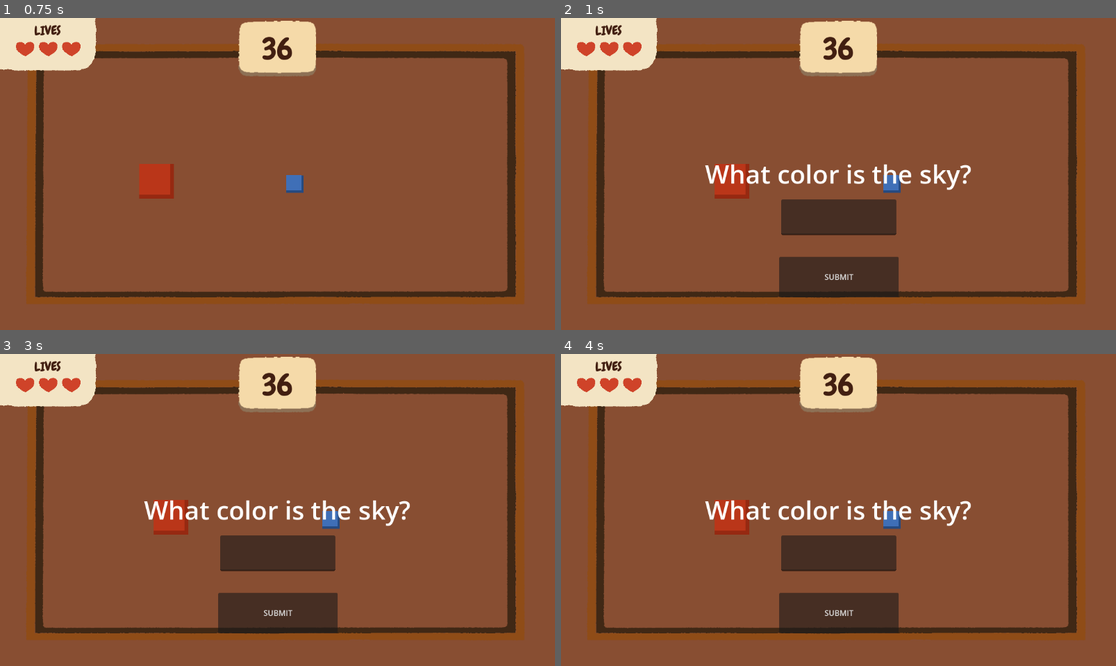
Above: before the commit, frames 1-4 (two rows, left to right).
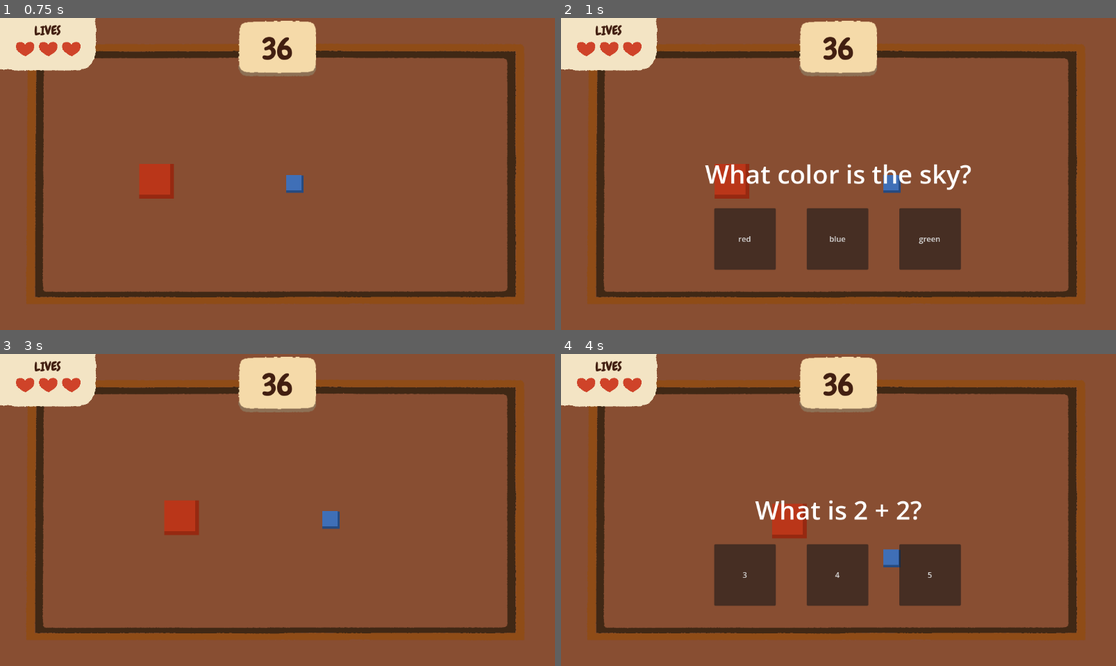
Above: after the commit, the same moments.

Repository: etper/question-mark-game
Game: Godot game, scene res://main.tscn
The game is run twice, just before and just after one commit, with the same random seed, the same clock (stepped at 60 frames per second) and the same inputs.
Inputs (mouse positions are in pixels of both pictures, inside the frame that each line leads up to):
- Up to frame 1 (0.75 s): hold D (right) from 0.53 s (still down)
- Up to frame 2 (1 s): keep holding D (right)
- Up to frame 3 (3 s): release D (right) at 1.25 s; click (277, 612) at 1.25 s, where only the run before the commit has a clickable "SUBMIT"; click (183, 575) at 2 s, where only the run after the commit has a clickable "red"; click (277, 575) at 2.75 s, where only the run after the commit has a clickable "blue"
- Up to frame 4 (4 s): hold S (down) from 3.53 s (still down)

Frame 1 is identical in both runs. In frame 2, 8.6% of the frame differs, in the area x 27-73%, y 58-90%; in frame 3, 6.3%; in frame 4, 11%, in the area x 25-74%, y 46-90%.

Commit message:
reworking

Diff:
--- a/main.gd
+++ b/main.gd
@@ -9,11 +9,13 @@
 var questions = [
 	{
 		"question": "What is 2 + 2?",
-		"answer": "4"
+		"choices": ["3", "4", "5"],
+		"correct": "4"
 	},
 	{
 		"question": "What color is the sky?",
-		"answer": "blue"
+		"choices": ["red", "blue", "green"],
+		"correct": "blue"
 	}
 ]
 
@@ -32,17 +34,20 @@
 	var q = questions.pick_random()
 
 	$QuestionPanel/QuestionLabel.text = q["question"]
-	current_answer = q["answer"].to_lower()
+	current_answer = q["correct"].to_lower()
 
-	$QuestionPanel/AnswerInput.text = ""
+	var choices = q["choices"]
+
+	$QuestionPanel/AnswerButton1.text = choices[0]
+	$QuestionPanel/AnswerButton2.text = choices[1]
+	$QuestionPanel/AnswerButton3.text = choices[2]
+
 	$QuestionPanel.visible = true
 
 	get_tree().paused = true
 
-func _on_submit_button_pressed():
-	var player_answer = $QuestionPanel/AnswerInput.text.strip_edges().to_lower()
-
-	if player_answer == current_answer:
+func check_answer(answer):
+	if answer.to_lower() == current_answer:
 		print("Correct!")
 
 		get_tree().paused = false
@@ -60,13 +65,19 @@
 			print("Game Over")
 			get_tree().change_scene_to_file("res://GameOver.tscn")
 
-		$QuestionPanel/AnswerInput.text = ""
+func _on_answer_button_1_pressed():
+	check_answer($QuestionPanel/AnswerButton1.text)
+
+func _on_answer_button_2_pressed():
+	check_answer($QuestionPanel/AnswerButton2.text)
+
+func _on_answer_button_3_pressed():
+	check_answer($QuestionPanel/AnswerButton3.text)
 
 func _process(delta):
 	if game_won:
 		return
 
-	# Only count time while gameplay is running
 	if !get_tree().paused:
 		survival_time += delta
 
@@ -76,6 +87,6 @@
 func win_game():
 	game_won = true
 
-	print("YOU WIN! Survived 60 seconds with", lives, "lives left.")
+	print("YOU WIN! Survived 60 seconds with ", lives, " lives left.")
 
 	get_tree().paused = true
--- a/main.tscn
+++ b/main.tscn
@@ -111,9 +111,6 @@
 autostart = true
 
 [node name="QuestionPanel" type="Panel" parent="." unique_id=181747024]
-visible = false
-grow_horizontal = 2
-grow_vertical = 2
 metadata/_edit_use_anchors_ = true
 
 [node name="QuestionLabel" type="Label" parent="QuestionPanel" unique_id=1874791770]
@@ -125,20 +122,31 @@
 horizontal_alignment = 1
 vertical_alignment = 1
 
-[node name="AnswerInput" type="LineEdit" parent="QuestionPanel" unique_id=1452983421]
+[node name="AnswerButton1" type="Button" parent="QuestionPanel" unique_id=1839382824]
 layout_mode = 0
-offset_left = 457.0
-offset_top = 377.0
-offset_right = 696.0
-offset_bottom = 451.0
+offset_left = 318.0
+offset_top = 395.0
+offset_right = 446.0
+offset_bottom = 523.0
+text = "1"
 
-[node name="SubmitButton" type="Button" parent="QuestionPanel" unique_id=1839382824]
+[node name="AnswerButton2" type="Button" parent="QuestionPanel" unique_id=816401517]
 layout_mode = 0
-offset_left = 453.0
-offset_top = 496.0
-offset_right = 701.0
-offset_bottom = 580.0
-text = "SUBMIT"
+offset_left = 510.0
+offset_top = 395.0
+offset_right = 638.0
+offset_bottom = 523.0
+text = "2"
+
+[node name="AnswerButton3" type="Button" parent="QuestionPanel" unique_id=472731740]
+layout_mode = 0
+offset_left = 702.0
+offset_top = 395.0
+offset_right = 830.0
+offset_bottom = 523.0
+text = "3"
 
 [connection signal="timeout" from="Timer" to="." method="_on_timer_timeout"]
-[connection signal="pressed" from="QuestionPanel/SubmitButton" to="." method="_on_submit_button_pressed"]
+[connection signal="pressed" from="QuestionPanel/AnswerButton1" to="." method="_on_answer_button_1_pressed"]
+[connection signal="pressed" from="QuestionPanel/AnswerButton2" to="." method="_on_answer_button_2_pressed"]
+[connection signal="pressed" from="QuestionPanel/AnswerButton3" to="." method="_on_answer_button_3_pressed"]
